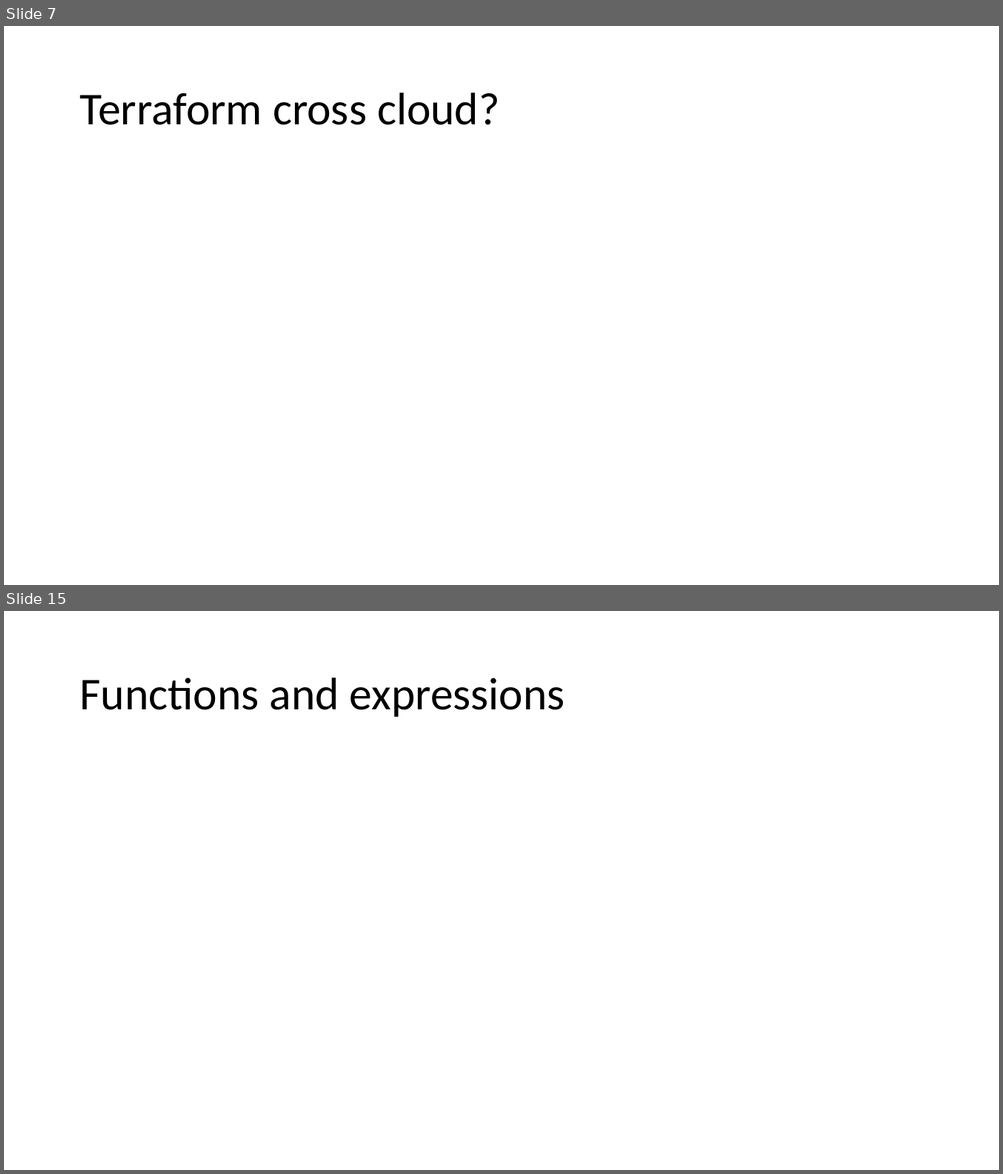
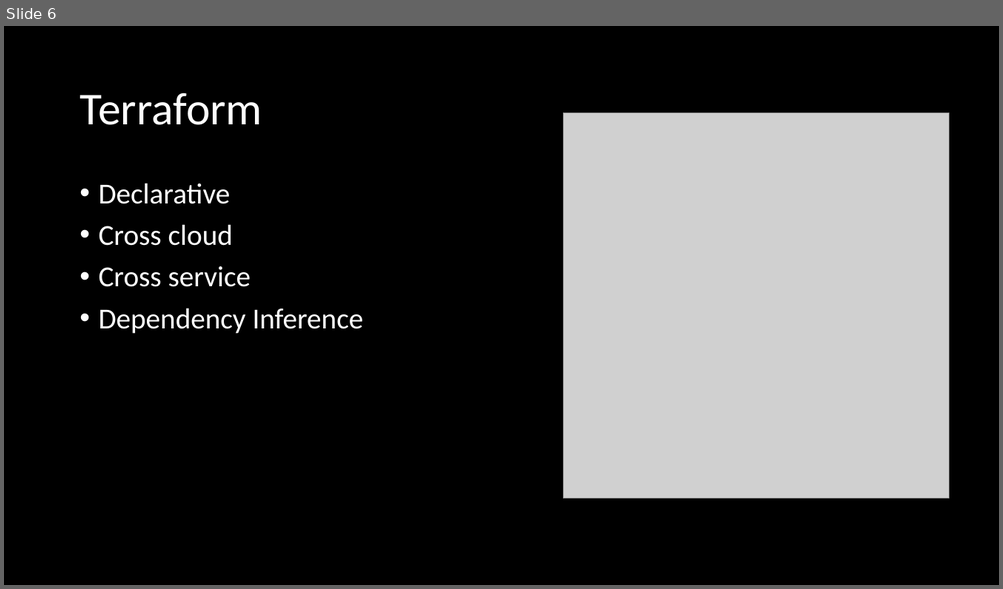
Before and after one commit to fortunkam/terraform-101, a slide deck: presentation/Terraform 101.pptx. Shown one above the other, each under a label of ours: slides 7 and 15 before the commit, slide 6 after it; the slides between them are not shown. The pictures are 1003x1174 and 1003x589 pixels, drawn with LibreOffice and Linux fonts; fonts in the diff are those of the drawing; grey boxes stand for pictures; background and template pictures are left out. Boxes give left, top, right and bottom in pixels: in the first picture for what was removed or moved away, otherwise in the second. Text is boxed around its words. In the diff, an @@ line names an element or a change of style, - is before the commit and + after.

```diff
--- a/presentation/Terraform 101.pptx
+++ b/presentation/Terraform 101.pptx
@@ slide 15 removed at (x1=4, y1=611, x2=999, y2=1170), background #FFFFFF @@
@@ title removed at (x1=79, y1=678, x2=565, y2=717) @@
-Functions and expressions
@@ what was slide 7 is now slide 6 @@
@@ slide 6 changed as well @@
@@ background #FFFFFF to #000000 @@
@@ title at (x1=79, y1=93, x2=262, y2=125): text changed; text colour #000000 to #FFFFFF @@
-Terraform cross cloud?
+Terraform
@@ picture added at (x1=563, y1=113, x2=948, y2=499) @@
@@ text added at (x1=99, y1=183, x2=364, y2=334), 28 pt, text #FFFFFF @@
+• Declarative
+• Cross cloud
+• Cross service
+• Dependency Inference
```
Also in this commit, not shown: 5 other slides changed, 6 slides added, 17 other slides removed, 8 other files.
